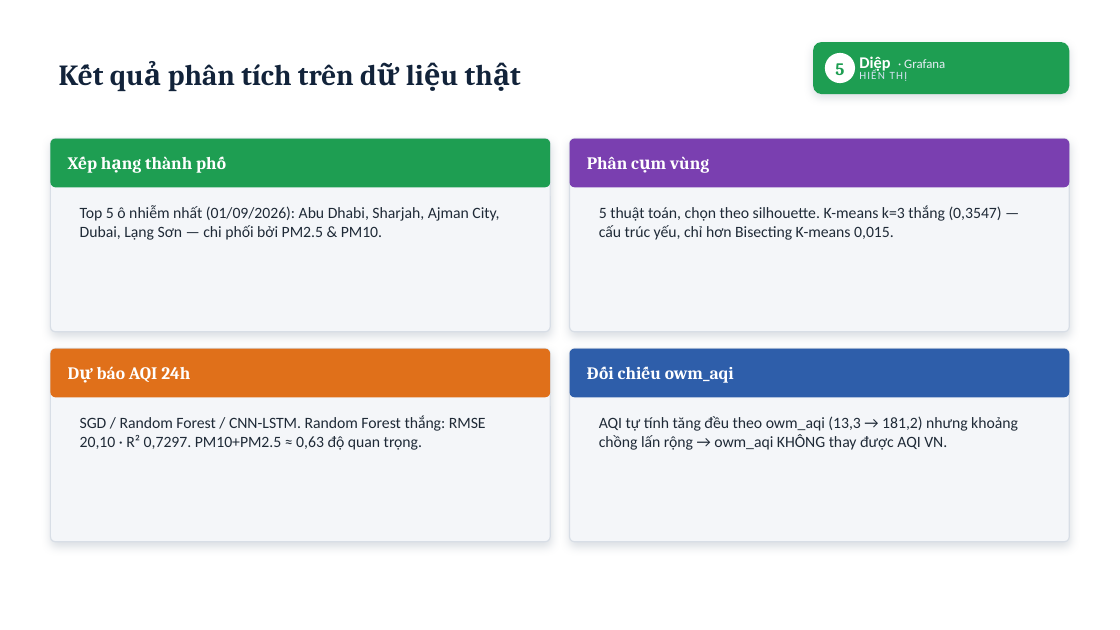
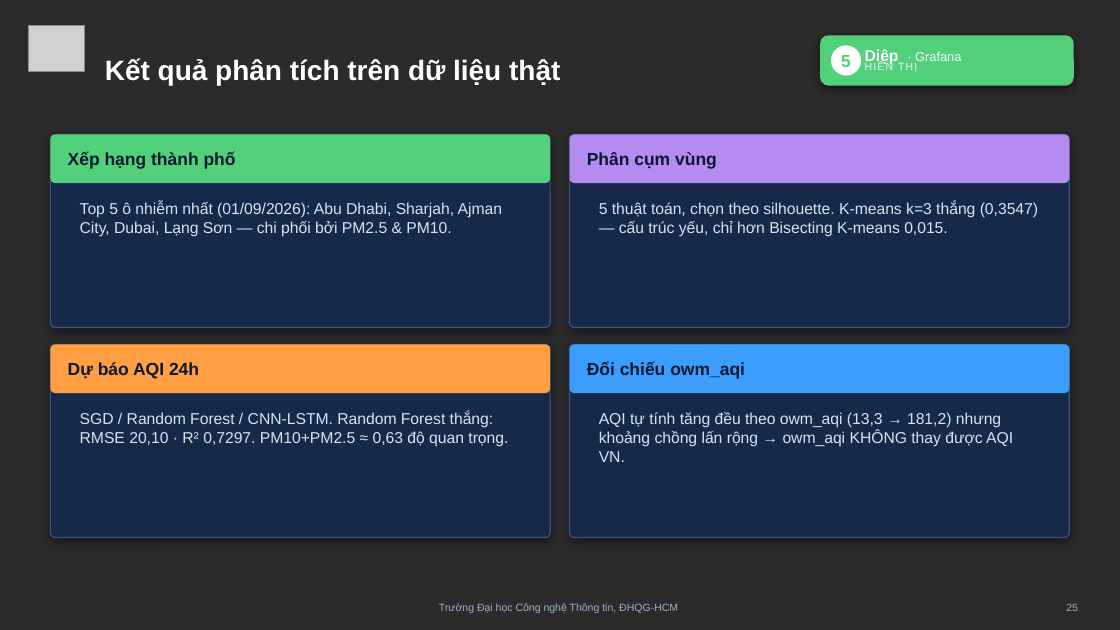
Before and after one commit to khuyn110400/big-data-aqi, a slide deck: slide 25 of docs/slides/Slide_ThuyetTrinh_AQI.pptx (slide 24 before the commit). Drawn at 1120x630 pixels with LibreOffice and Linux fonts; fonts in the diff are those of the drawing; grey boxes stand for pictures; background and template pictures are left out; a plain dark background stands for a picture behind light text. Boxes give left, top, right and bottom in pixels: in the first picture for what was removed or moved away, otherwise in the second. Text is boxed around its words. In the diff, an @@ line names an element or a change of style, - is before the commit and + after.

```diff
--- a/docs/slides/Slide_ThuyetTrinh_AQI.pptx
+++ b/docs/slides/Slide_ThuyetTrinh_AQI.pptx
@@ background #FFFFFF to picture (left out) @@
@@ picture added at box(29, 25, 84, 71) @@
@@ text "Kết quả phân tích trên ...": place and size @@
-text "Kết quả phân tích trên ..." at box(168, 64, 354, 91)
+text "Kết quả phân tích trên ..." at box(105, 58, 560, 85)
@@ text "Kết quả phân tích trên ..." at box(105, 58, 560, 85): size 25 to 24 pt, font Cambria to Arial, text colour #12233A to #FFFFFF @@
@@ rounded rectangle: place and size @@
-rounded rectangle at box(813, 42, 1070, 94)
+rounded rectangle at box(820, 35, 1074, 86)
@@ rounded rectangle at box(820, 35, 1074, 86): fill #1E9E52 to #53D07A; shadow changed; proportions changed @@
@@ 2 texts, 1 ellipse: place and size @@
-2 texts, 1 ellipse at box(825, 53, 907, 83)
+2 texts, 1 ellipse at box(831, 45, 917, 76)
@@ text "5" at box(841, 55, 851, 67): font Cambria to Arial, text colour #1E9E52 to #53D07A @@
@@ text "Diệp · Grafana": place and size @@
-text "Diệp · Grafana" at box(859, 56, 890, 73)
+text "Diệp · Grafana" at box(865, 49, 899, 65)
@@ text "Diệp · Grafana" at box(865, 49, 899, 65): size 14 to 13.5 pt in "Diệp"; font Calibri to Arial; text colour #E8EEF6 to #F2F7FF in "· Grafana" @@
@@ text "HIỂN THỊ" at box(865, 62, 917, 72): size 9.5 to 9 pt, font Calibri to Arial, text colour #D6E2F2 to #EAF2FF @@
@@ rounded rectangle at box(50, 134, 550, 183): fill #1E9E52 to #53D07A @@
@@ rounded rectangle at box(570, 134, 1070, 183): fill #7A3FB0 to #B58BF2 @@
@@ rounded rectangle at box(50, 344, 550, 393): fill #E0701A to #FF9E42 @@
@@ 8 rounded rectangles: place and size @@
-8 rounded rectangles at box(50, 139, 1070, 542)
+8 rounded rectangles at box(50, 134, 1070, 538)
@@ fill #F4F6F9 to #16294A; outline #D8DEE6 1 pt to #3A557F 1 pt; shadow changed in 4 elements at box(50, 134, 550, 328), box(570, 134, 1070, 328), box(50, 344, 550, 538), box(570, 344, 1070, 538) @@
@@ rounded rectangle at box(570, 344, 1070, 393): fill #2E5EAA to #3B9EFF @@
@@ font Cambria to Arial, text colour #FFFFFF to #0A1830 in 4 elements at box(68, 152, 236, 169), box(587, 152, 717, 169), box(68, 362, 199, 379), box(587, 362, 745, 379) @@
@@ font Calibri to Arial, text colour #1F2A37 to #D8E2F1 in 4 elements at box(80, 202, 502, 237), box(599, 202, 1038, 237), box(80, 412, 508, 447), box(599, 412, 1013, 462) @@
@@ text added at box(439, 603, 678, 613), 9 pt, text #9BB0CE @@
+Trường Đại học Công nghệ Thông tin, ĐHQG-HCM
@@ text added at box(1066, 603, 1078, 611), 9 pt, text #9BB0CE @@
+25
```
Also in this commit, not shown: 25 other slides changed, 2 slides added.
